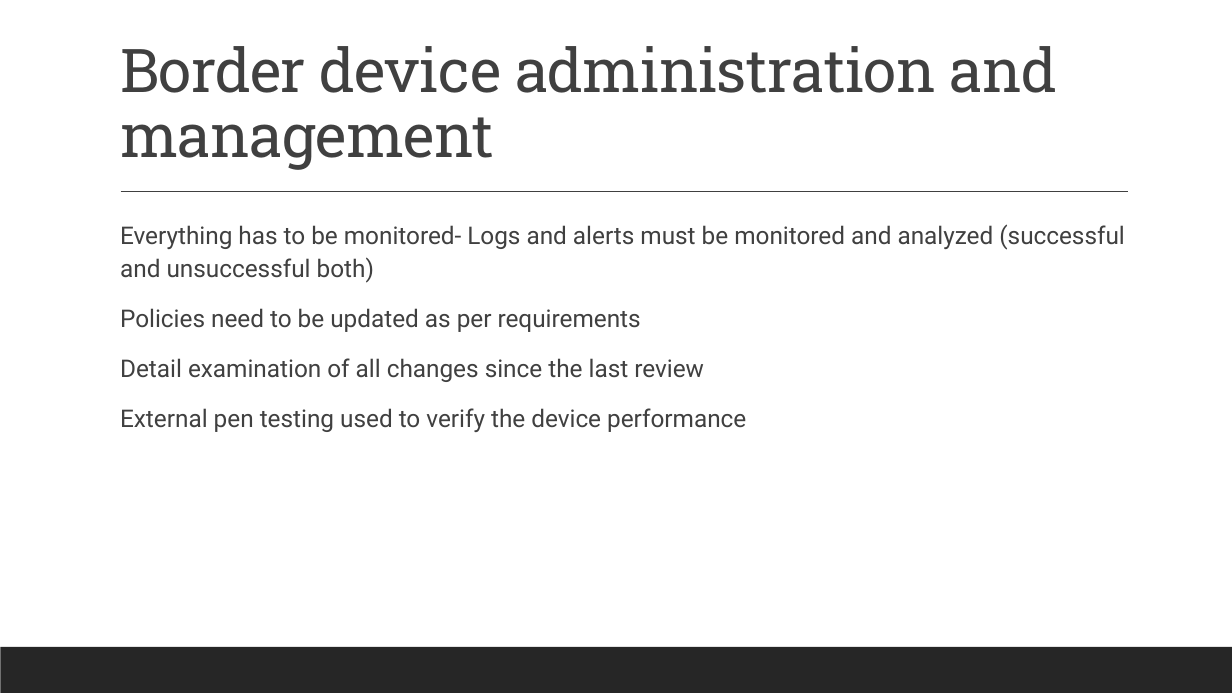
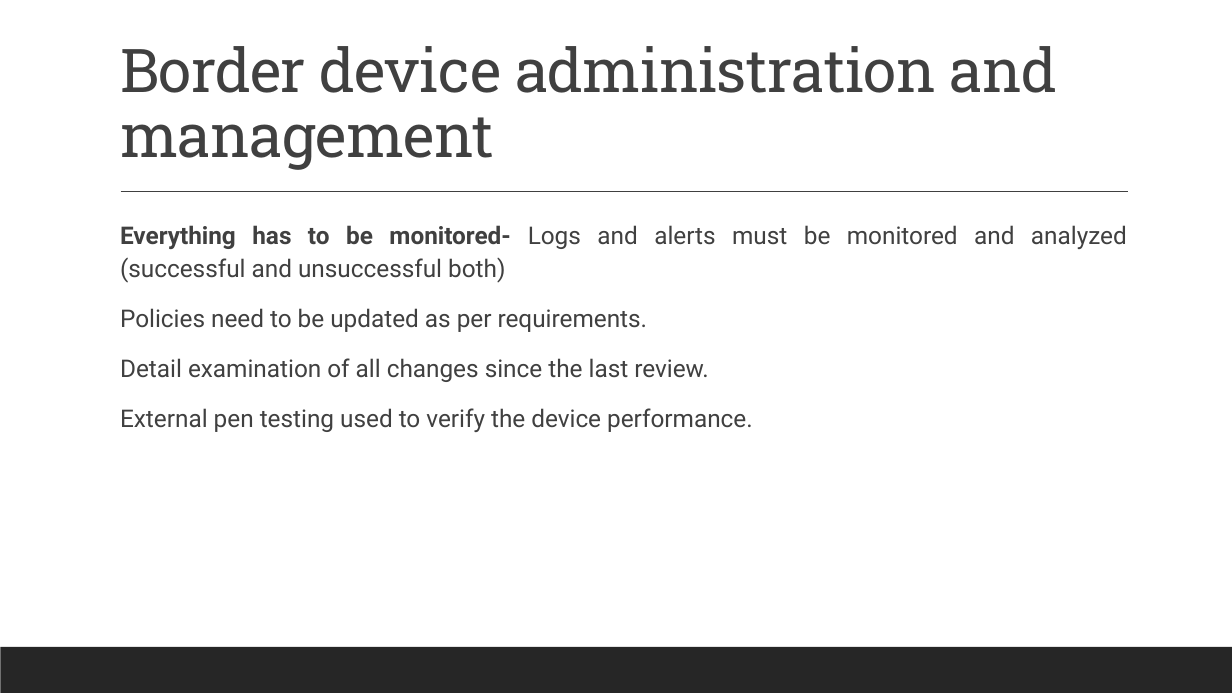
Before and after one commit to ronnie-1947/access-control-ppt, a slide deck: slide 29 of Access Control.pptx (slide 28 before the commit). Drawn at 1232x693 pixels with LibreOffice and Linux fonts; fonts in the diff are those of the drawing. Boxes give left, top, right and bottom in pixels: in the first picture for what was removed or moved away, otherwise in the second. Text is boxed around its words. In the diff, an @@ line names an element or a change of style, - is before the commit and + after.

```diff
--- a/Access Control.pptx
+++ b/Access Control.pptx
@@ text at (x1=120, y1=225, x2=1127, y2=283): bold on in "Everything has to be monitored-"; alignment left to justified @@
@@ text at (x1=120, y1=308, x2=753, y2=432): text changed @@
-  Policies need to be updated as per requirements
-  Detail examination of all changes since the last review
-  External pen testing used to verify the device performance
+  Policies need to be updated as per requirements.
+  Detail examination of all changes since the last review.
+  External pen testing used to verify the device performance.
```
Also in this commit, not shown: 15 other slides changed, 1 slide added.
